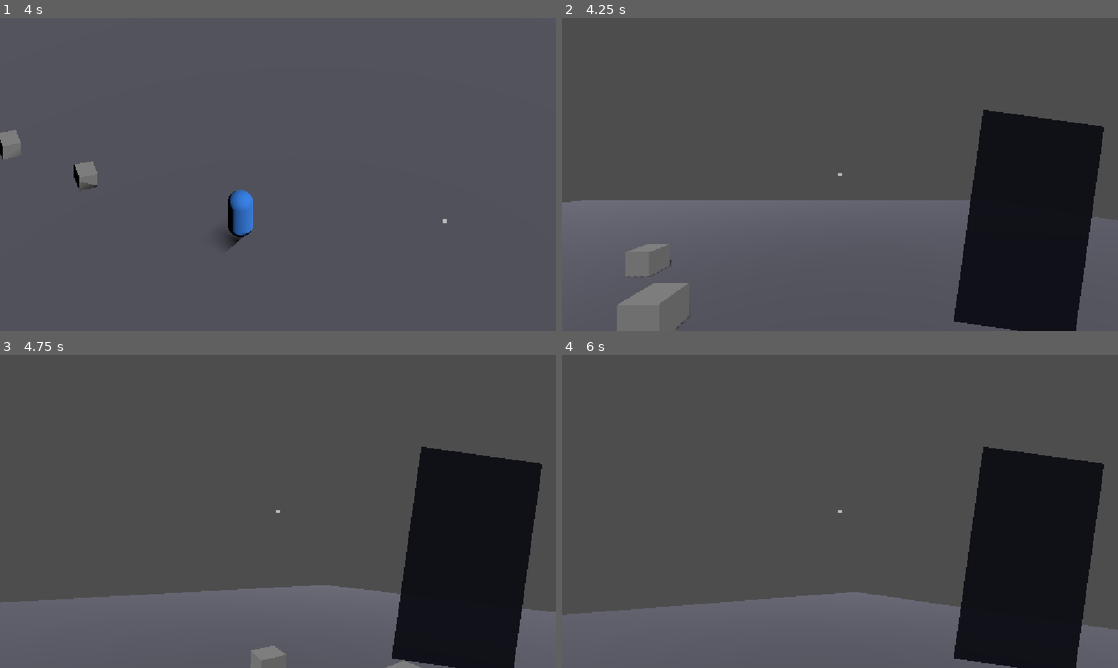
Above: before the commit, frames 1-4 (two rows, left to right).
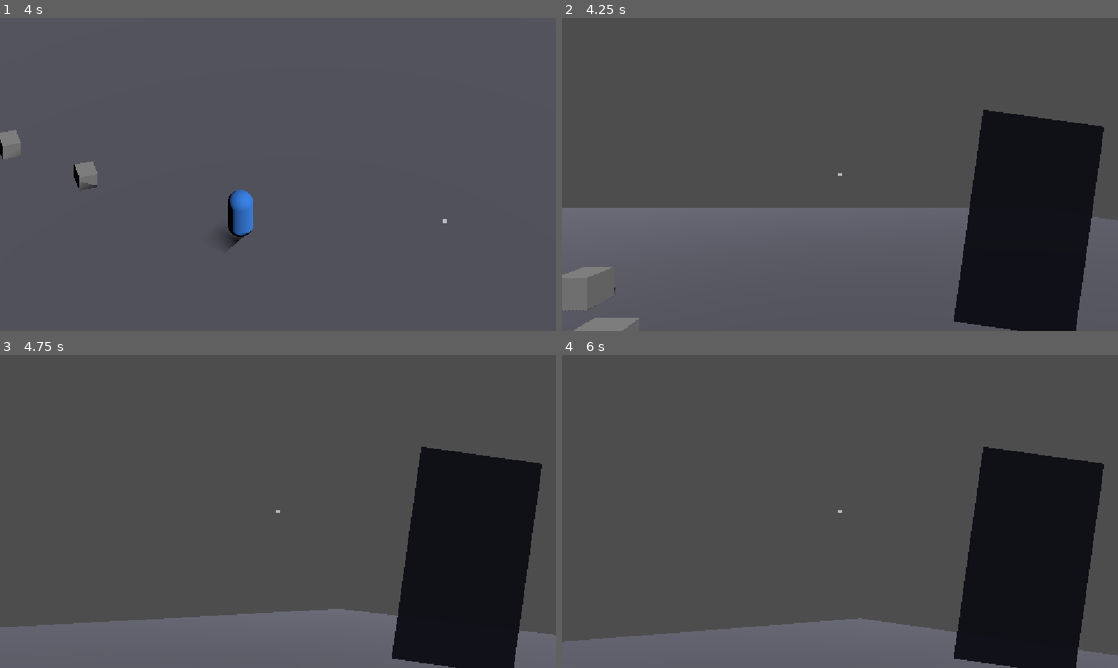
Above: after the commit, the same moments.

Repository: CaraGim/someone_like_us
Game: Godot game, scene res://scenes/test/test_level.tscn
Two runs of this game, one before a commit and one after it. Both use one fixed random seed, a clock stepped at 60 frames per second and the inputs below.
Inputs (mouse positions are in pixels of both pictures, inside the frame that each line leads up to):
- Up to frame 1 (4 s): tap Enter at 0.5 s; move the mouse to (400, 158) at 0.52 s; hold D (move_right) 0.53-1.28 s; hold F (interact) 0.53-1.28 s; click (400, 158) at 0.67 s; tap E (toggle_phone) at 0.8, 1.35, 2.3, 3.8 s; move the mouse to (166, 190) at 1.27 s; hold S (move_back) 1.28-2.03 s; click (166, 190) at 1.42 s; tap F (interact) at 1.55, 3.05 s; move the mouse to (333, 105) at 2.02 s; hold D (move_right) 2.03-2.78 s; hold Mouse wheel up (camera_rotate_ccw) 2.03-2.78 s; click (333, 105) at 2.17 s; move the mouse to (250, 237) at 2.77 s; hold W (move_forward) 2.78-3.53 s; tap Mouse wheel down (camera_rotate_cw) at 2.85 s; click (250, 237) at 2.92 s; move the mouse to (444, 221) at 3.52 s; hold A (move_left) from 3.53 s (still down); hold F (interact) from 3.53 s (still down); click (444, 221) at 3.67 s
- Up to frame 2 (4.25 s): keep holding A (move_left); keep holding F (interact); tap C (debug_toggle_game_mode) at 4.15 s
- Up to frame 3 (4.75 s): move the mouse to (233, 508) at 4.27 s; release A (move_left) at 4.28 s; release F (interact) at 4.28 s; hold W (move_forward) from 4.28 s (still down); tap E (toggle_phone) at 4.35 s; click (233, 508) at 4.42 s; tap F (interact) at 4.55 s
- Up to frame 4 (6 s): move the mouse to (845, 511) at 5.02 s; hold F (interact) 5.03-5.78 s; click (845, 511) at 5.17 s; tap E (toggle_phone) at 5.3, 5.85 s; move the mouse to (817, 505) at 5.77 s; release W (move_forward) at 5.78 s; hold D (move_right) from 5.78 s (still down); click (817, 505) at 5.92 s

Frame 1 is identical in both runs. In frame 2, 3.0% of the frame differs, in the area x 0-74%, y 58-100%; in frame 3, 6.3%; in frame 4, 6.6%, in the area x 0-100%, y 75-97%.

Commit message:
Tune Quest-stage camera and redistribute GameMode reactions by owner
Camera/interaction fixes:
- First-person FOV lowered to 60 degrees (flatter perspective, reduces
  rotation-induced disorientation vs. Godot's 75-degree default)
- Downward pitch limit extended from -40 to -85 degrees so the
  crosshair can reach low/nearby objects at close range (previously
  geometrically unreachable regardless of aim)
- Hide the player's placeholder capsule mesh in Quest stage / first
  person -- there's no first-person arms/body model, so the camera
  was rendering the inside of the player's own mesh
- far=30 on FirstPersonCamera (manual editor tweak, included here)

Architecture: player.gd was accumulating every GameMode-driven side
effect (camera mode, phone visibility, mouse capture, mesh
visibility, reticle centering) in one handler -- a manual switchboard
even though GameMode already broadcasts its own signal. Redistributed
so each system owns its own reaction:
- CameraRig subscribes to GameMode.mode_changed directly; now also
  owns mouse-capture mode (a camera concern) alongside camera
  switching and FOV
- HudController subscribes to GameMode.mode_changed directly and owns
  phone-panel visibility end-to-end (GameMode-forced-visible in Quest
  stage, Sandbox E-key toggle, and the InteractionLock lock/unlock
  tied to that toggle), exposing toggle_phone_in_sandbox() and a new
  phone_visibility_changed signal for a future AudioManager to hook
  the phone open/close SFX already named in Aduio_list.txt
- player.gd now only handles movement, interaction raycasting, and
  its own mesh visibility -- no longer a switchboard for other
  systems' mode reactions

Testing this surfaced a real bug: toggling the phone open in Sandbox
and then entering Quest stage left InteractionLock permanently
engaged for the whole stage (no way to release it, since the toggle
is a no-op outside Sandbox mode). Fixed by having HudController clear
its own toggle/lock when Quest stage begins.

Co-Authored-By: Claude Sonnet 5 <noreply@anthropic.com>

Diff:
--- a/scenes/player/camera_rig.gd
+++ b/scenes/player/camera_rig.gd
@@ -1,23 +1,26 @@
 extends Node3D
 class_name CameraRig
 
-## Owns both of the player's camera behaviors, one per game mode (see
-## autoload GameMode) -- there is no third "chase camera" mode.
-## Isometric = Sandbox mode (default, includes the basement): fixed-pitch
-## camera that orbits `target`'s position at a fixed distance via mouse
-## wheel (Don't Starve Together-style). FirstPerson = Quest stage: eye-level
-## mouse-look camera.
+## Owns both of the player's camera behaviors, one per game mode -- there is
+## no third "chase camera" mode. Subscribes to GameMode.mode_changed itself
+## (rather than being told by Player) and also owns the mouse-capture mode
+## that goes with each camera, since that's a camera concern, not a player
+## or HUD one. Isometric = Sandbox mode (default, includes the basement):
+## fixed-pitch camera that orbits `target`'s position at a fixed distance
+## via mouse wheel (Don't Starve Together-style). FirstPerson = Quest stage:
+## eye-level mouse-look camera.
 
 enum Mode { ISOMETRIC, FIRST_PERSON }
 
 @export var mouse_sensitivity: float = 0.0025
-@export var pitch_min_deg: float = -40.0
+@export var pitch_min_deg: float = -85.0 ## Steep enough to aim the crosshair at low/nearby objects at close range (not -90 exactly, to avoid the look-straight-down edge case).
 @export var pitch_max_deg: float = 70.0
 @export var iso_pitch_deg: float = 45.0
 @export var iso_distance: float = 10.0
 @export var iso_rotation_step_deg: float = 15.0
 @export var iso_look_at_height_offset: float = 2.357 ## Raises the look-at point above the player so the player renders 1/3 up from the bottom of the screen (aim reticle stays at true center) -- otherwise the reticle ray always aims straight at the player's own body.
 @export var iso_look_ahead_max_offset: float = 2.0 ## Max world-space distance the look-at point shifts toward the crosshair's screen direction (Sandbox mode only).
+@export var first_person_fov_deg: float = 60.0 ## Flatter than Godot's 75-degree default -- reduces perspective distortion that causes dizziness when rotating via mouse-look.
 
 var mode: int = Mode.ISOMETRIC
 var iso_yaw_deg: float = 0.0
@@ -28,12 +31,26 @@
 @onready var iso_rig: Node3D = $IsoRig
 @onready var iso_camera: Camera3D = $IsoRig/IsoCamera
 
+func _ready() -> void:
+	GameMode.mode_changed.connect(_on_game_mode_changed)
+	_on_game_mode_changed(GameMode.current)
+
+func _on_game_mode_changed(game_mode: int) -> void:
+	set_mode(Mode.FIRST_PERSON if game_mode == GameMode.Mode.QUEST_STAGE else Mode.ISOMETRIC)
+
 func set_mode(new_mode: int) -> void:
 	mode = new_mode
 	first_person_camera.current = (mode == Mode.FIRST_PERSON)
 	iso_camera.current = (mode == Mode.ISOMETRIC)
+	if mode == Mode.FIRST_PERSON:
+		first_person_camera.fov = first_person_fov_deg
 	if mode == Mode.ISOMETRIC:
 		update_iso_tracking()
+	# Sandbox has a free, visible-position cursor (drives the crosshair);
+	# Quest stage captures the mouse for first-person look. The OS cursor
+	# icon is hidden in Sandbox since the Reticle node (HudController) is
+	# the visible custom crosshair.
+	Input.mouse_mode = Input.MOUSE_MODE_HIDDEN if mode == Mode.ISOMETRIC else Input.MOUSE_MODE_CAPTURED
 
 func apply_mouse_look(relative: Vector2) -> void:
 	if mode != Mode.FIRST_PERSON:
--- a/scenes/player/hud_controller.gd
+++ b/scenes/player/hud_controller.gd
@@ -1,12 +1,68 @@
 extends CanvasLayer
 class_name HudController
 
-## Owns the player's HUD primitives and only ever reacts to signals — it
-## never reaches out and pulls state from Player itself.
+## Owns the player's HUD primitives. Subscribes to GameMode.mode_changed
+## itself to own the phone panel's visibility end-to-end (rather than Player
+## computing visibility and telling this node what to show), since "is the
+## phone panel visible" is fundamentally this node's own concern.
+
+## Emitted whenever phone visibility actually changes -- e.g. for a future
+## AudioManager to play the phone open/close SFX already named in
+## Aduio_list.txt.
+signal phone_visibility_changed(is_open: bool)
 
 @onready var reticle: ColorRect = $Reticle
 @onready var phone_panel: Control = $PhonePanel
 @onready var prompt_label: Label = $PromptLabel
+
+var _sandbox_phone_toggle: bool = false ## Only meaningful in GameMode.Mode.SANDBOX -- see toggle_phone_in_sandbox().
+var _phone_visible: bool = false
+
+func _ready() -> void:
+	GameMode.mode_changed.connect(_on_game_mode_changed)
+	_on_game_mode_changed(GameMode.current)
+
+func _on_game_mode_changed(mode: int) -> void:
+	# Don't let a Sandbox phone-toggle (and its InteractionLock) survive into
+	# the Quest stage -- the ambient always-visible phone there doesn't need
+	# it, and leaving it locked would strand world interaction for the whole
+	# stage with no way to clear it (toggle_phone_in_sandbox is a no-op
+	# outside Sandbox mode).
+	if mode == GameMode.Mode.QUEST_STAGE and _sandbox_phone_toggle:
+		_sandbox_phone_toggle = false
+		InteractionLock.unlock()
+	_refresh_phone_visibility(mode)
+	if mode == GameMode.Mode.QUEST_STAGE:
+		center_reticle()
+
+## Phone panel visibility is DERIVED, not toggled directly: always on during
+## the Quest stage (player always carries the phone, per the GDD), only on
+## in Sandbox mode when the player has explicitly opened it via E/click.
+func _refresh_phone_visibility(mode: int = GameMode.current) -> void:
+	var should_show: bool = mode == GameMode.Mode.QUEST_STAGE or _sandbox_phone_toggle
+	if should_show == _phone_visible:
+		return
+	_phone_visible = should_show
+	phone_panel.visible = should_show
+	phone_visibility_changed.emit(should_show)
+
+## Only meaningful in Sandbox mode -- in the Quest stage the phone is always
+## shown (see _refresh_phone_visibility) and this call is a no-op, since
+## there's nothing to lock/unlock: the ambient Quest-stage phone view must
+## never block world interaction, only actively opening/using the phone's
+## functions should.
+func toggle_phone_in_sandbox() -> void:
+	if GameMode.current != GameMode.Mode.SANDBOX:
+		return
+	_sandbox_phone_toggle = not _sandbox_phone_toggle
+	# NOTE: this is our current stand-in for "actively using the phone" --
+	# once real interactive phone-app screens exist, locking should move to
+	# "which app screen is open" rather than "is the panel visible".
+	if _sandbox_phone_toggle:
+		InteractionLock.lock()
+	else:
+		InteractionLock.unlock()
+	_refresh_phone_visibility()
 
 func set_focused(is_focused: bool) -> void:
 	reticle.color = Color(0.2, 1.0, 0.4) if is_focused else Color(1, 1, 1, 0.6)
@@ -32,6 +88,3 @@
 		screen_pos.x - prompt_label.size.x / 2.0,
 		screen_pos.y - prompt_label.size.y - 12.0
 	)
-
-func set_phone_open(is_open: bool) -> void:
-	phone_panel.visible = is_open
--- a/scenes/player/player.gd
+++ b/scenes/player/player.gd
@@ -1,4 +1,11 @@
 extends CharacterBody3D
+
+## Scoped to player-body concerns only: movement and interaction
+## raycasting. Camera mode, mouse capture, and phone-panel visibility are
+## each owned by the system they actually belong to (CameraRig,
+## HudController) via their own GameMode.mode_changed subscriptions --
+## Player does not act as a switchboard for other systems' reactions to
+## game-mode changes.
 
 @export var move_speed: float = 5.0
 @export var interact_range: float = 3.0 ## Max distance from the PLAYER (not the camera) to an aimed object.
@@ -6,13 +13,12 @@
 
 var speed_multiplier: float = 1.0
 var focused_interactable: Node = null
-var _sandbox_phone_toggle: bool = false ## Only meaningful in GameMode.Mode.SANDBOX -- see _toggle_phone_in_sandbox().
 
 @onready var camera_rig: CameraRig = $CameraRig
 @onready var hud: HudController = $Hud
+@onready var mesh_instance: MeshInstance3D = $MeshInstance3D
 
 signal focused_interactable_changed(target: Node)
-signal phone_toggled(is_open: bool)
 
 func _ready() -> void:
 	camera_rig.target = self
@@ -23,21 +29,11 @@
 		var prompt_text: String = target.get_prompt() if target != null and target.has_method("get_prompt") else ""
 		hud.set_prompt(prompt_text)
 	)
-	phone_toggled.connect(hud.set_phone_open)
 
+## There's no first-person arms/body model -- hide the placeholder capsule
+## rather than let the player see the inside of their own mesh.
 func _on_game_mode_changed(mode: int) -> void:
-	camera_rig.set_mode(CameraRig.Mode.FIRST_PERSON if mode == GameMode.Mode.QUEST_STAGE else CameraRig.Mode.ISOMETRIC)
-	_refresh_phone_visibility()
-	_update_mouse_capture()
-	if mode == GameMode.Mode.QUEST_STAGE:
-		hud.center_reticle()
-
-## Phone panel visibility is DERIVED, not toggled directly: always on during
-## the Quest stage (player always carries the phone, per the GDD), only on
-## in Sandbox mode when the player has explicitly opened it via E/click.
-func _refresh_phone_visibility() -> void:
-	var should_show: bool = GameMode.current == GameMode.Mode.QUEST_STAGE or _sandbox_phone_toggle
-	phone_toggled.emit(should_show)
+	mesh_instance.visible = (mode != GameMode.Mode.QUEST_STAGE)
 
 func _unhandled_input(event: InputEvent) -> void:
 	var locked: bool = InteractionLock.is_locked()
@@ -52,7 +48,7 @@
 			camera_rig.apply_rotation_step(1)
 
 	if event.is_action_pressed("toggle_phone"):
-		_toggle_phone_in_sandbox()
+		hud.toggle_phone_in_sandbox()
 
 	if event.is_action_pressed("interact") and not locked:
 		if focused_interactable != null and focused_interactable.has_method("interact"):
@@ -151,28 +147,3 @@
 	if cam.is_position_behind(world_pos):
 		return
 	hud.set_prompt_screen_position(cam.unproject_position(world_pos))
-
-## Only meaningful in Sandbox mode -- in the Quest stage the phone is always
-## shown (see _refresh_phone_visibility) and this toggle has no effect,
-## since there's nothing to lock/unlock: the ambient Quest-stage phone view
-## must never block world interaction, only actively opening/using the
-## phone's functions should (see the note on InteractionLock below).
-func _toggle_phone_in_sandbox() -> void:
-	if GameMode.current != GameMode.Mode.SANDBOX:
-		return
-	_sandbox_phone_toggle = not _sandbox_phone_toggle
-	# NOTE: this is our current stand-in for "actively using the phone" --
-	# once real interactive phone-app screens exist, locking should move to
-	# "which app screen is open" rather than "is the panel visible".
-	if _sandbox_phone_toggle:
-		InteractionLock.lock()
-	else:
-		InteractionLock.unlock()
-	_refresh_phone_visibility()
-
-## Sandbox mode always has a free, visible-position cursor (it drives the
-## crosshair -- see _update_reticle_position); Quest stage always captures
-## the mouse for first-person look. The OS cursor icon itself is hidden in
-## Sandbox mode since the Reticle node is the visible custom crosshair.
-func _update_mouse_capture() -> void:
-	Input.mouse_mode = Input.MOUSE_MODE_HIDDEN if GameMode.current == GameMode.Mode.SANDBOX else Input.MOUSE_MODE_CAPTURED
--- a/scenes/player/player.tscn
+++ b/scenes/player/player.tscn
@@ -32,6 +32,7 @@
 [node name="FirstPersonPivot" type="Node3D" parent="CameraRig" unique_id=1310186595]
 
 [node name="FirstPersonCamera" type="Camera3D" parent="CameraRig/FirstPersonPivot" unique_id=25973199]
+far = 30.0
 
 [node name="IsoRig" type="Node3D" parent="CameraRig" unique_id=596208149]
 
